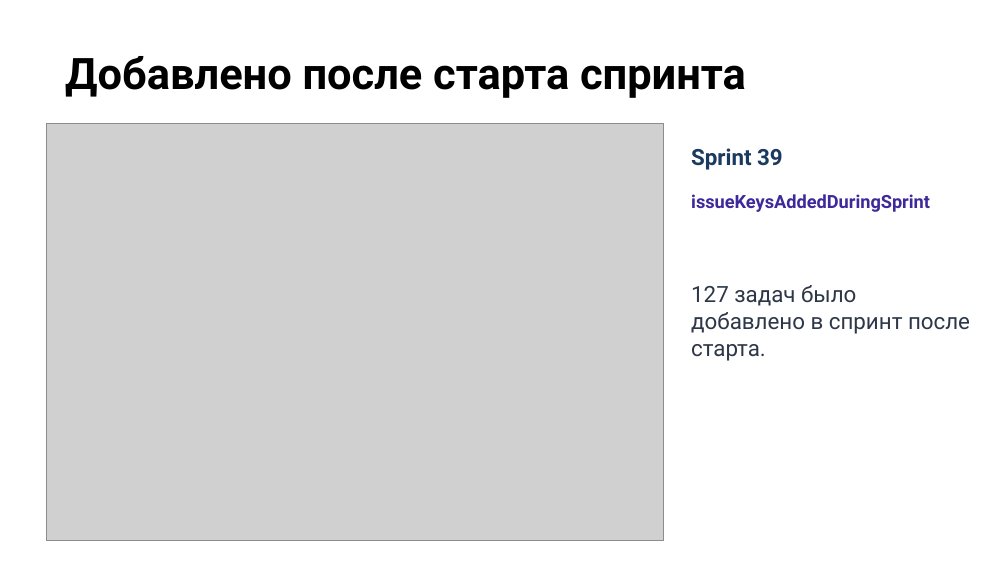
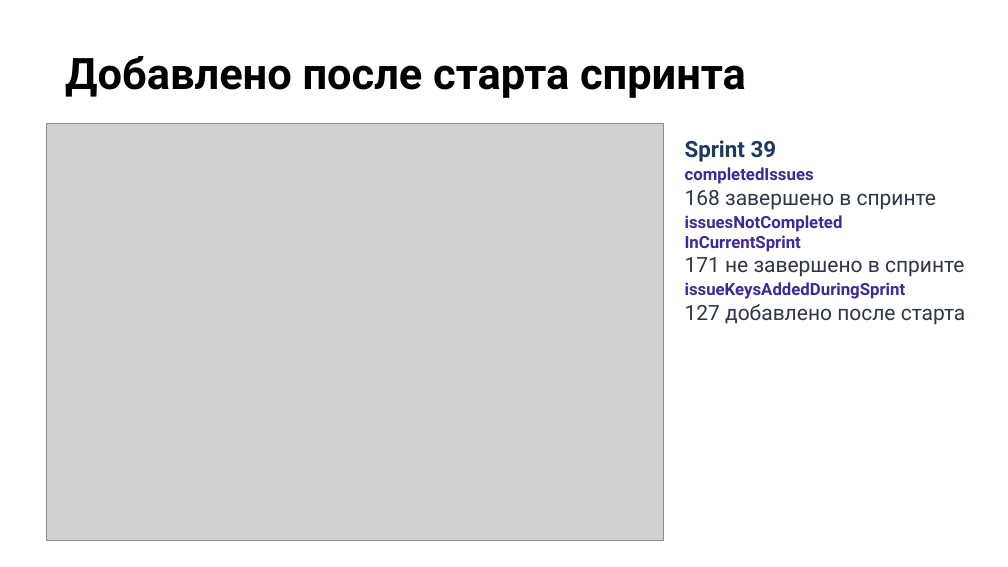
Before and after one commit to camelot270/otus_work, a slide deck: slide 11 of docs/Защита проекта. Петров Н.И..pptx. Drawn at 1008x567 pixels with LibreOffice and Linux fonts; fonts in the diff are those of the drawing; grey boxes stand for pictures; background and template pictures are left out. Boxes give left, top, right and bottom in pixels: in the first picture for what was removed or moved away, otherwise in the second. Text is boxed around its words. In the diff, an @@ line names an element or a change of style, - is before the commit and + after.

```diff
--- a/docs/Защита проекта. Петров Н.И..pptx
+++ b/docs/Защита проекта. Петров Н.И..pptx
@@ text "Sprint 39": place and size @@
-text "Sprint 39" at [691, 148, 783, 170]
+text "Sprint 39" at [685, 140, 966, 325]
@@ text at [685, 167, 966, 325]: paragraphs added @@
+completedIssues
+168 завершено в спринте
+issuesNotCompleted
+InCurrentSprint
+171 не завершено в спринте
+issueKeysAddedDuringSprint
+127 добавлено после старта
@@ text removed at [691, 194, 930, 212] @@
-issueKeysAddedDuringSprint
@@ text removed at [691, 285, 970, 361] @@
-127 задач было добавлено в спринт после старта.
```
Also in this commit, not shown: 1 other slide changed.
